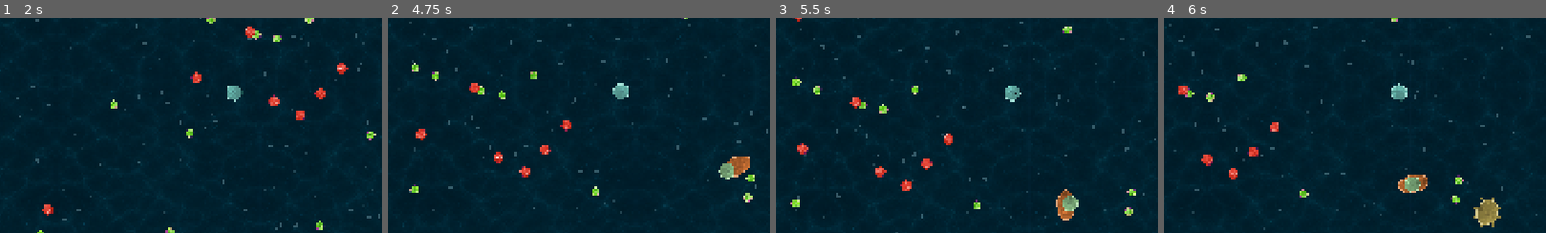
Above: before the commit, frames 1-4 (left to right).
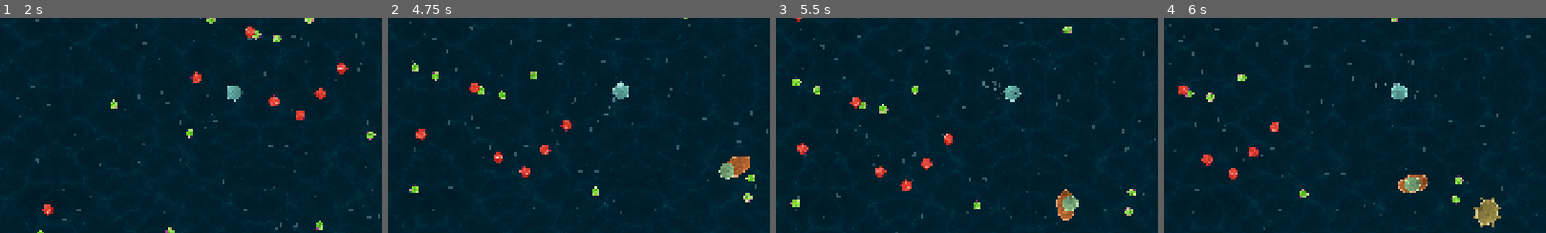
Above: after the commit, the same moments.

Repository: Mayo73/agenthub-backup
Game: Godot game, scene res://scenes/main.tscn
Same seed, same stepped clock (60 frames per second), same inputs: the game is played once before the commit and once after it.
Inputs (mouse positions are % of the whole screen's width and height, from its top left):
- Up to frame 1 (2 s): click "Neue Partie: Pflanzenfresser" at 0.5 s; click "Neue Partie: Fleischfresser" at 1.25 s
- Up to frame 2 (4.75 s): tap Enter at 2 s; move the mouse to (72, 45) at 2.02 s; press the mouse at (72, 45) at 2.03 s; hold D (rechts) 2.03-2.75 s; release the mouse at (72, 45) at 2.75 s; drag from (30, 55) to (45, 70) at 2.77 s; move the mouse to (60, 28) at 3.52 s; press the mouse at (60, 28) at 3.53 s; hold D (rechts) 3.53-4.25 s; tap C (rufen) at 3.6 s; release the mouse at (60, 28) at 4.25 s; drag from (45, 70) to (20, 35) at 4.27 s
- Up to frame 3 (5.5 s): move the mouse to (80, 65) at 5.02 s; press the mouse at (80, 65) at 5.03 s; hold A (links) from 5.03 s (still down)
- Up to frame 4 (6 s): release A (links) at 5.75 s; release the mouse at (80, 65) at 5.75 s; drag from (20, 35) to (35, 25) at 5.77 s
The pictures show only the part of the screen within x 19-69%, y 33-83%; the shares and areas given below are measured in that part.

Frame 1 is identical in both runs. In frame 2, less than 0.1% of the frame differs, in the area x 44-62%, y 29-60%; in frame 3, less than 0.1%, in the area x 54-60%, y 29-38%; in frame 4, less than 0.1%.

Commit message:
T-0182: Bläschen hinter der Spielerzelle im Spiel
Erstellt vom lokalen Agent (Modell qwen3.5:35b-a3b, Versuch 1 von 5).

Diff:
--- a/scripts/main.gd
+++ b/scripts/main.gd
@@ -46,6 +46,9 @@
 var benchmark: Benchmark
 ## false in Vorführszenen: keine neuen KI-Zellen und keine neue Nahrung.
 var auto_spawn := true
+var bubbles := BubbleTrail.new()
+var bubble_view: BubbleView
+var bubble_timer := 0.0
 var finished := false
 var poison := PoisonClouds.new()
 var electric := ElectricOrgan.new()
@@ -121,6 +124,11 @@
 	slot_menu.slot_chosen.connect(_on_slot_chosen)
 	add_click_sounds(slot_menu)
 
+	bubble_view = BubbleView.new()
+	bubble_view.name = "Bubbles"
+	bubble_view.trail = bubbles
+	world.add_child(bubble_view)
+
 	if Benchmark.requested(OS.get_cmdline_user_args()):
 		start_benchmark()
 
@@ -133,6 +141,7 @@
 	if editor_open:
 		return
 	stats.tick(delta)
+	update_bubbles(delta)
 	player_health.tick(delta)
 	feed_player()
 	if auto_spawn:
@@ -580,3 +589,13 @@
 		food.add_item(entry[0], entry[1])
 	hud.show_progress(progress)
 	hud.show_message(str(d["text"]), 8.0)
+
+
+## Lässt hinter der schnell schwimmenden Spielerzelle Bläschen aufsteigen.
+func update_bubbles(delta: float) -> void:
+	bubbles.tick(delta)
+	bubble_timer += delta
+	if player.motion.speed() > 60.0 and bubble_timer >= 0.08:
+		bubble_timer = 0.0
+		var back := PartGeometry.world_point(player.motion.position, player.motion.heading, player.radius, Vector2(-1.1, 0))
+		bubbles.emit(back, maxf(1.5, player.radius * 0.15))
--- /dev/null
+++ b/tests/test_main_blaeschen.gd
@@ -0,0 +1,38 @@
+extends "res://tests/base_test.gd"
+
+var main: Node2D
+
+
+func setup() -> void:
+	main = load("res://scenes/main.tscn").instantiate()
+	(Engine.get_main_loop() as SceneTree).root.add_child(main)
+
+
+func teardown() -> void:
+	main.free()
+
+
+func test_view() -> void:
+	check_eq(main.bubble_view.get_parent(), main.world, "bubble_view ist Kind von world")
+	check_eq(main.bubble_view.trail, main.bubbles, "bubble_view.trail zeigt auf bubbles")
+
+
+func test_schnell() -> void:
+	main.player.motion.velocity = Vector2(200, 0)
+	main.update_bubbles(0.1)
+	check_eq(main.bubbles.bubbles.size(), 1, "ein Bläschen erzeugt bei schnellem Schwimmen")
+	var pos := main.bubbles.bubbles[0]["pos"] as Vector2
+	check(pos.x < main.player.motion.position.x, "Bläschen entsteht hinter der Zelle")
+
+
+func test_langsam() -> void:
+	main.player.motion.velocity = Vector2.ZERO
+	main.update_bubbles(0.1)
+	check_eq(main.bubbles.bubbles.size(), 0, "keine Bläschen bei langsamer Bewegung")
+
+
+func test_takt() -> void:
+	main.player.motion.velocity = Vector2(200, 0)
+	main.update_bubbles(0.1)
+	main.update_bubbles(0.01)
+	check_eq(main.bubbles.bubbles.size(), 1, "nur ein Bläschen pro Taktintervall")
Not shown, added: tests/test_main_blaeschen.gd.uid
